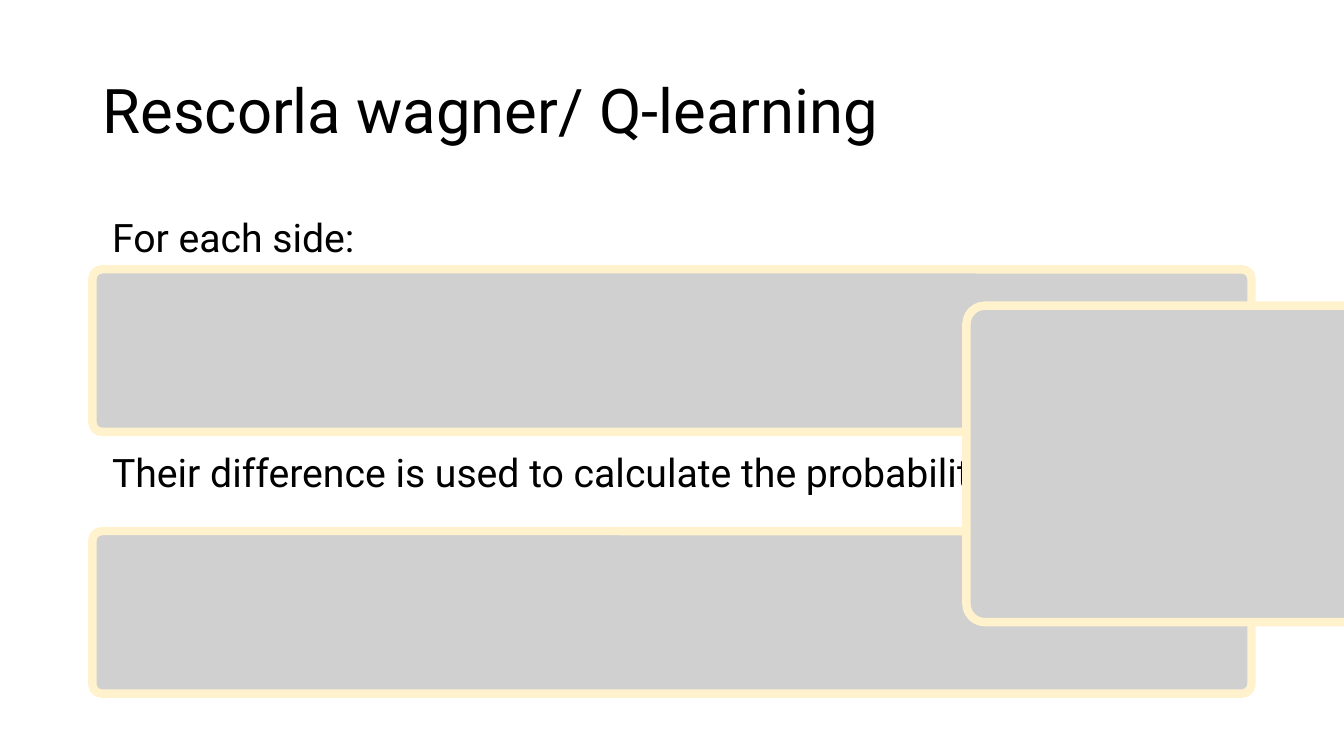
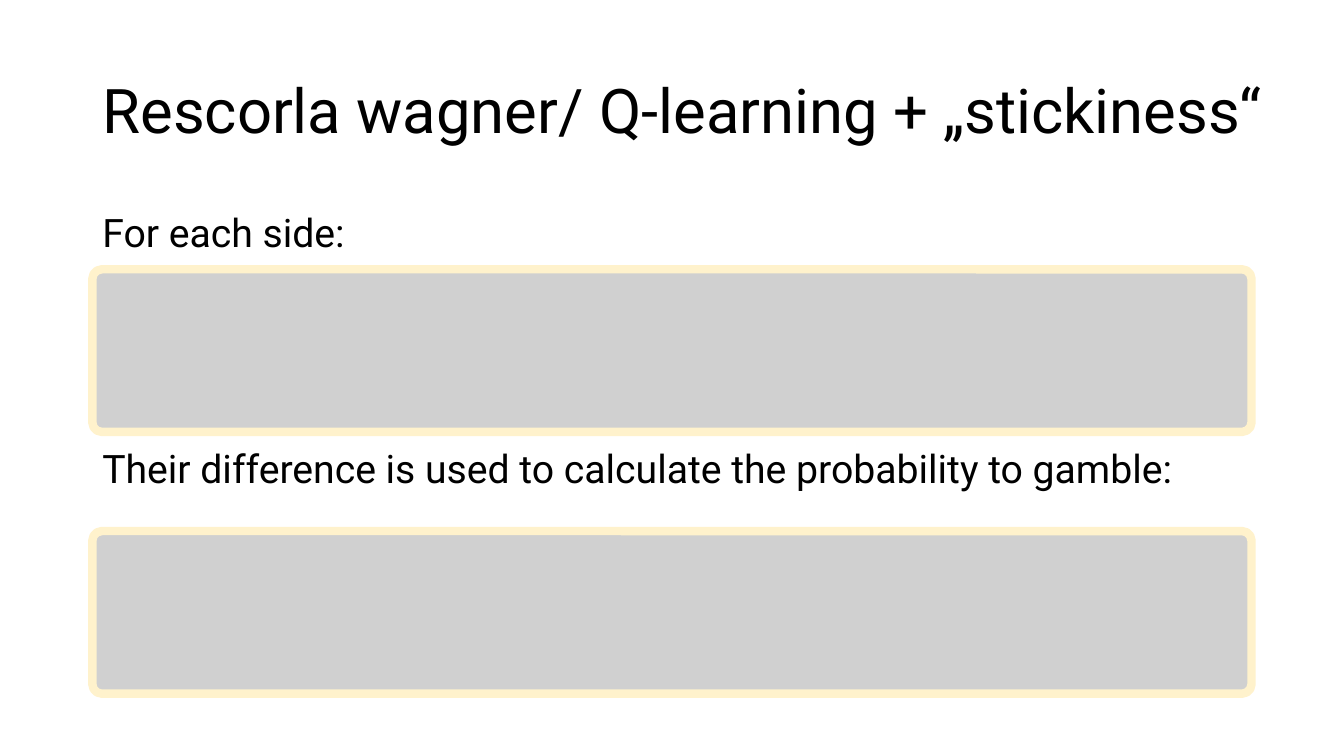
Before and after one commit to trNk27/Human_Data_Exploration, a slide deck: slide 32 of presentation/Prototype.pptx (slide 29 before the commit). Drawn at 1344x756 pixels with LibreOffice and Linux fonts; fonts in the diff are those of the drawing; grey boxes stand for pictures; background and template pictures are left out. Boxes give left, top, right and bottom in pixels: in the first picture for what was removed or moved away, otherwise in the second. Text is boxed around its words. In the diff, an @@ line names an element or a change of style, - is before the commit and + after.

```diff
--- a/presentation/Prototype.pptx
+++ b/presentation/Prototype.pptx
@@ title at box(102, 86, 1261, 146): text changed @@
-Rescorla wagner/ Q-learning
+Rescorla wagner/ Q-learning + „stickiness“
@@ text "For each side:" rewrapped from box(112, 222, 988, 497) to box(102, 217, 1172, 492) @@
@@ picture: place and size @@
-picture at box(719, 288, 994, 336)
+picture at box(719, 288, 1005, 336)
@@ picture removed at box(967, 306, 1344, 622) @@
```
Also in this commit, not shown: 7 other slides changed, 5 slides added, 1 slide removed.
